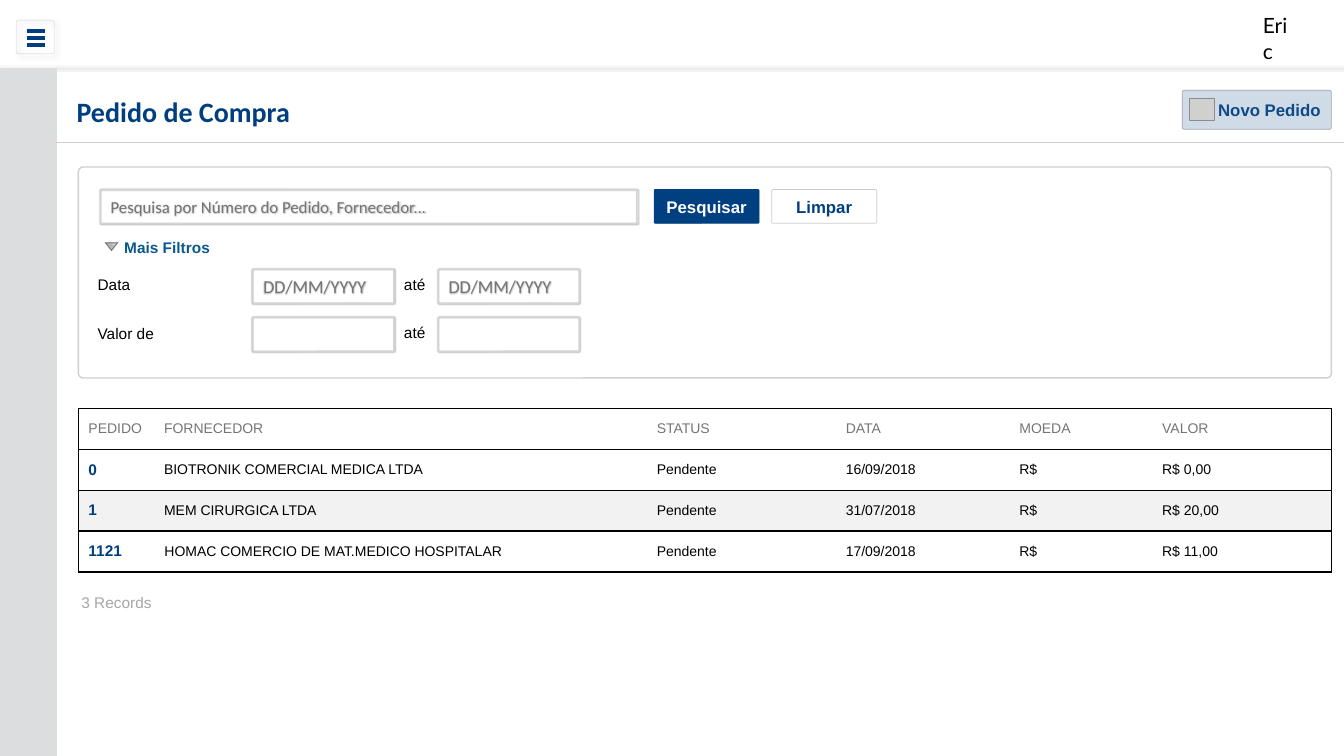
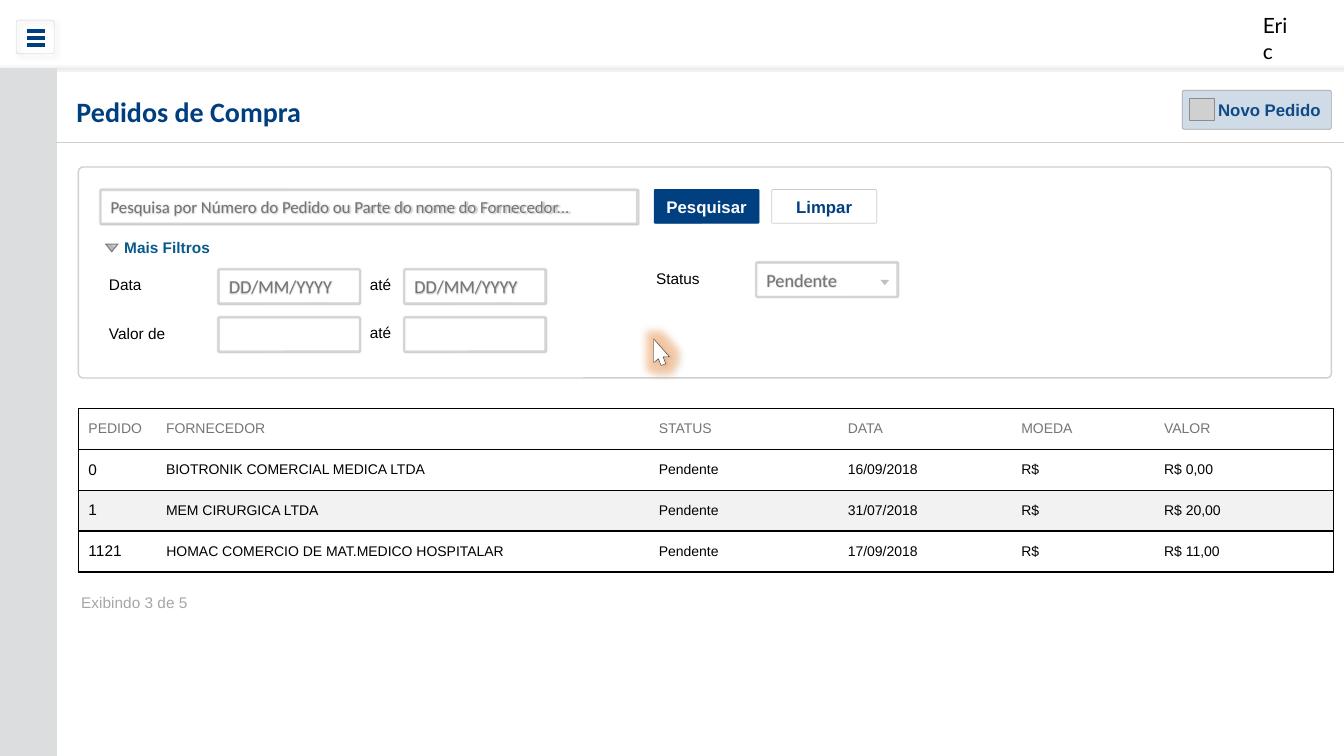
Before and after one commit to ericfgsilva/biograma, a slide deck: slide 1 of prototipo/PedidoDeCompra.pptx. Drawn at 1344x756 pixels with LibreOffice and Linux fonts; fonts in the diff are those of the drawing; grey boxes stand for pictures; background and template pictures are left out. Boxes give left, top, right and bottom in pixels: in the first picture for what was removed or moved away, otherwise in the second. Text is boxed around its words. In the diff, an @@ line names an element or a change of style, - is before the commit and + after.

Commit message:
Inclusão de regras da tela list pedidos de compra e inicio da tela detalhar pedido de compra.

```diff
--- a/prototipo/PedidoDeCompra.pptx
+++ b/prototipo/PedidoDeCompra.pptx
@@ text at (x1=76, y1=102, x2=301, y2=127): text changed @@
-Pedido de Compra
+Pedidos de Compra
@@ text in rounded rectangle at (x1=111, y1=201, x2=569, y2=216): text changed @@
-Pesquisa por Número do Pedido, Fornecedor...
+Pesquisa por Número do Pedido ou Parte do nome do Fornecedor...
@@ rounded rectangle added at (x1=756, y1=263, x2=897, y2=297), outline #D4D4D4 1 pt, 13 pt, text #757575 @@
+Pendente
@@ text "Data" moved from (x1=98, y1=279, x2=131, y2=290) to (x1=109, y1=279, x2=142, y2=290) @@
@@ text added at (x1=656, y1=273, x2=700, y2=284), 11 pt, text #000000 @@
+Status
@@ triangle added at (x1=880, y1=280, x2=889, y2=285), fill #BFBFBF @@
@@ text "Valor de" moved from (x1=98, y1=328, x2=154, y2=339) to (x1=109, y1=328, x2=165, y2=339) @@
@@ 4 rounded rectangles, 2 texts moved together from (x1=253, y1=269, x2=580, y2=352) to (x1=219, y1=269, x2=545, y2=352) @@
@@ freeform shape added at (x1=646, y1=336, x2=672, y2=367), fill #FFFFFF, outline #262626 0.25 pt @@
@@ table at (x1=79, y1=408, x2=1335, y2=572) @@
@@ text colour #003F7F to #000000, bold off in "0", "1", "1121" @@
@@ text at (x1=81, y1=597, x2=188, y2=608): text changed @@
-3 Records
+Exibindo 3 de 5
```
Also in this commit, not shown: 1 slide added, 1 slide removed, 1 other file.
